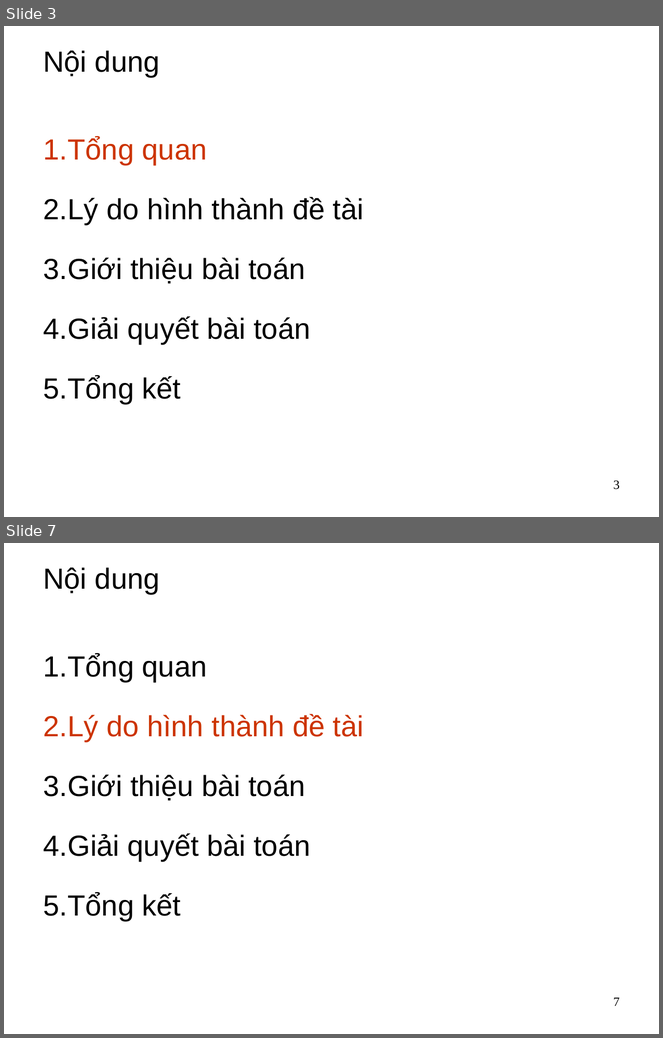
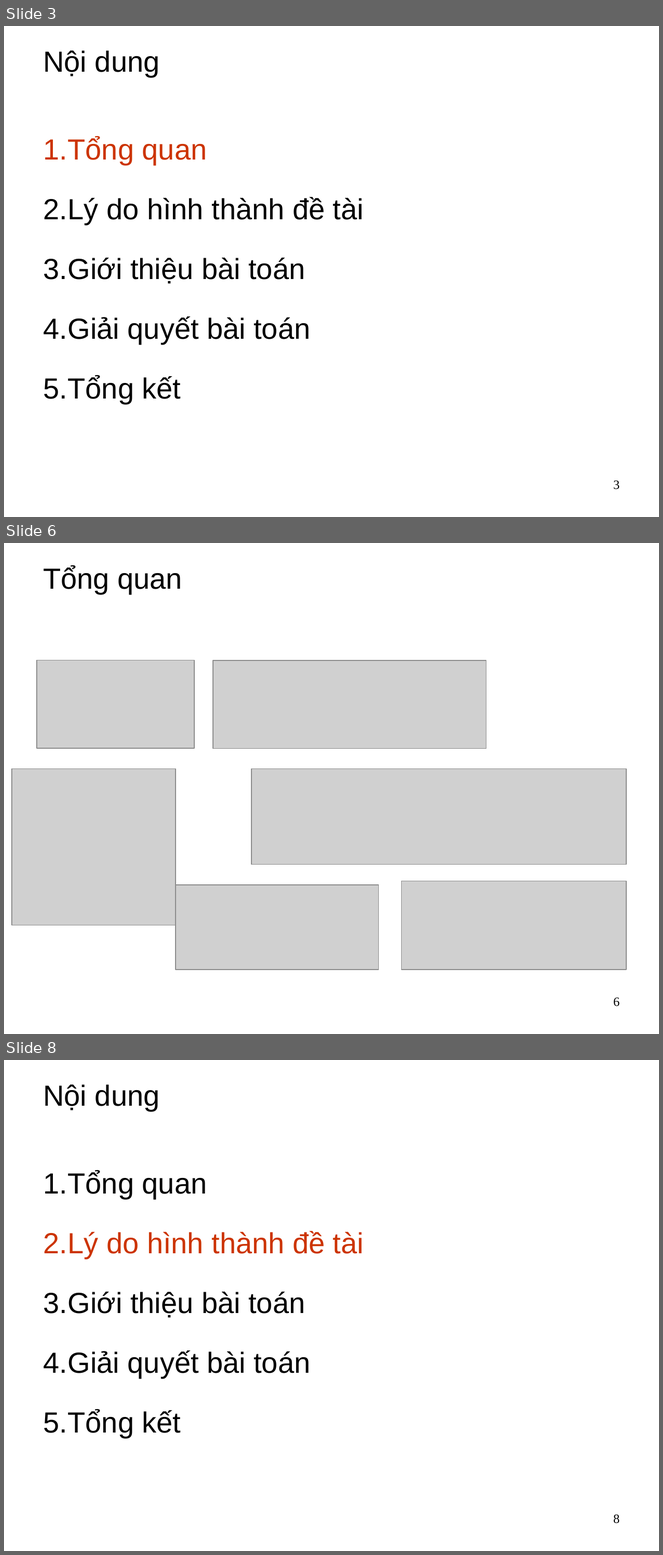
Before and after one commit to dhieucse09/mis, a slide deck: main/group-project/Group project.ppt. Shown one above the other, each under a label of ours: slides 3 and 7 before the commit, slides 3, 6 and 8 after it; the slides between them are not shown. The pictures are 663x1038 and 663x1555 pixels, drawn with LibreOffice and Linux fonts; fonts in the diff are those of the drawing; grey boxes stand for pictures; background and template pictures are left out. Boxes give left, top, right and bottom in pixels: in the first picture for what was removed or moved away, otherwise in the second. Text is boxed around its words. In the diff, an @@ line names an element or a change of style, - is before the commit and + after.

```diff
--- a/main/group-project/Group project.ppt
+++ b/main/group-project/Group project.ppt
@@ slide 6 added at [4,543,659,1034], background picture (left out) @@
@@ title added at [43,566,182,594], 32 pt, text #000000 @@
+Tổng quan
@@ picture added at [37,661,195,748] @@
@@ picture added at [213,661,486,748] @@
@@ picture added at [12,769,176,926] @@
@@ picture added at [252,769,626,865] @@
@@ picture added at [176,885,379,970] @@
@@ picture added at [402,881,626,969] @@
@@ page number added at [613,997,620,1007], 14 pt, text #000000 @@
+6
@@ what was slide 7 is now slide 8 @@
@@ page number at [613,1514,620,1524]: text changed @@
-7
+8
```
Also in this commit, not shown: 9 slides changed, 5 other slides added, 3 slides removed, 14 other files.
